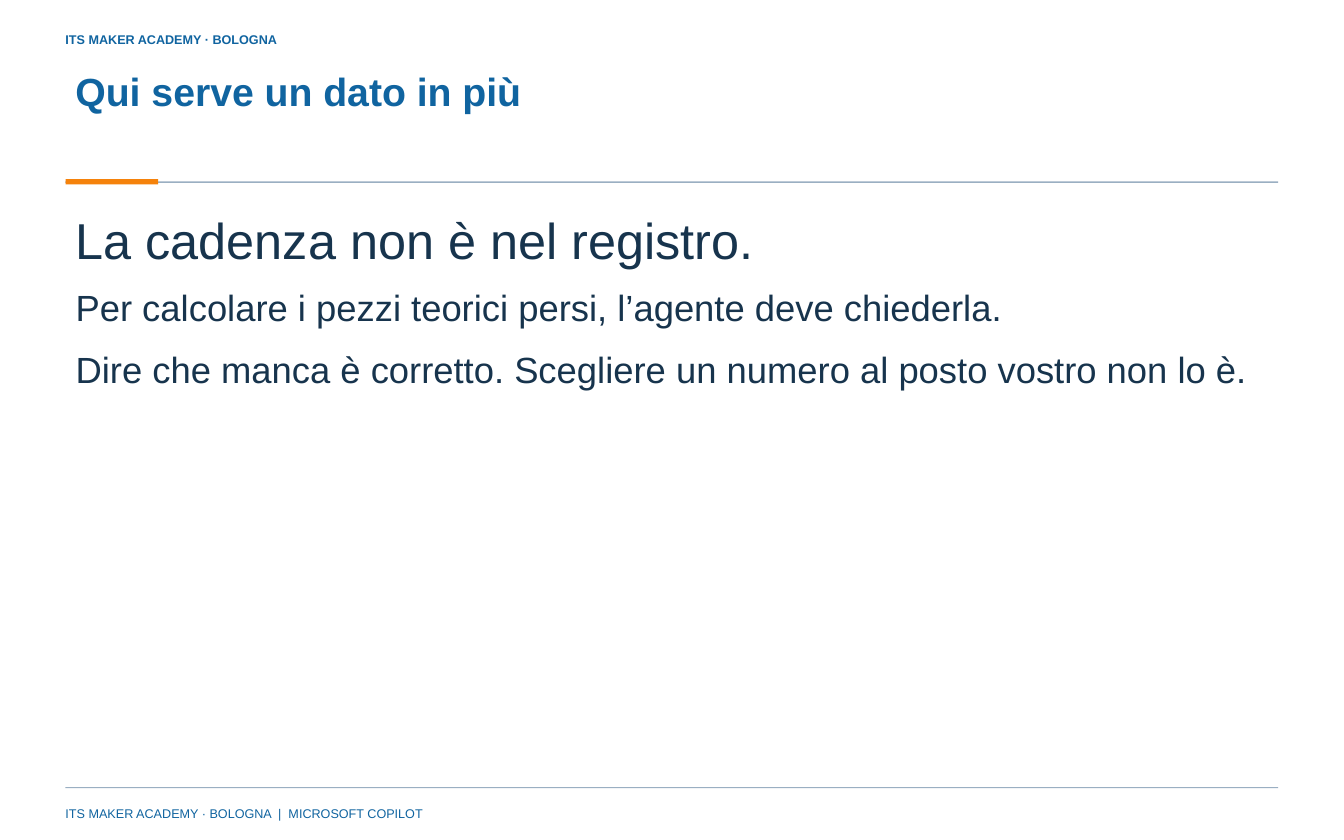
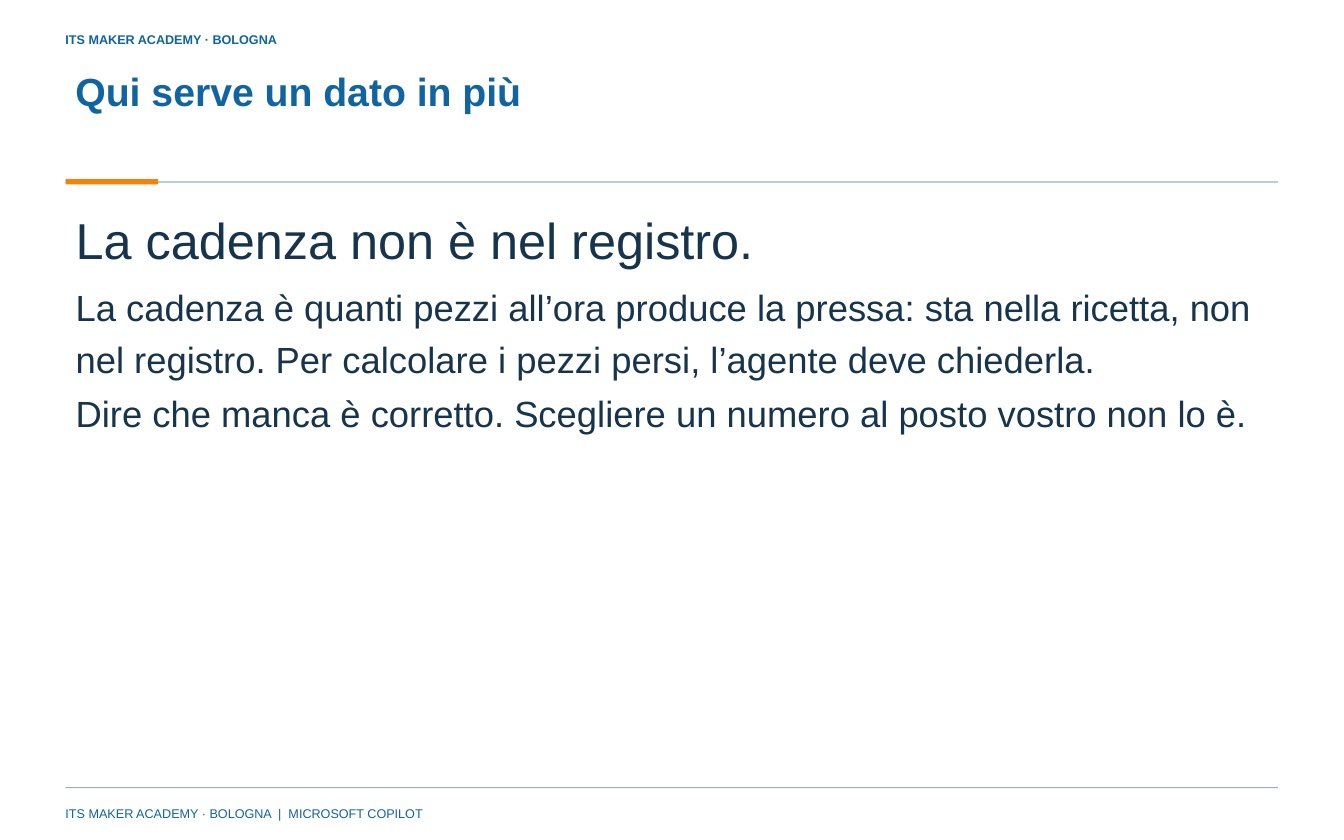
Before and after one commit to franzo9393/ITSCorso_UnslothStudio-Git, a slide deck: slide 21 of lezione 4 - reti neurali e agenti con orchestrazione/Lezione4_Reti_neurali_e_agenti_con_orchestrazione_ITS_MAKER.pptx (slide 19 before the commit). Drawn at 1344x840 pixels with LibreOffice and Linux fonts; fonts in the diff are those of the drawing; background and template pictures are left out. Boxes give left, top, right and bottom in pixels: in the first picture for what was removed or moved away, otherwise in the second. Text is boxed around its words. In the diff, an @@ line names an element or a change of style, - is before the commit and + after.

Commit message:
Lezione 4: seconda metà riscritta (slide 12-32 e parte 4 della consegna), materiali rigenerati

```diff
--- a/lezione 4 - reti neurali e agenti con orchestrazione/Lezione4_Reti_neurali_e_agenti_con_orchestrazione_ITS_MAKER.pptx
+++ b/lezione 4 - reti neurali e agenti con orchestrazione/Lezione4_Reti_neurali_e_agenti_con_orchestrazione_ITS_MAKER.pptx
@@ text at [76,294,1251,380]: text changed @@
-Per calcolare i pezzi teorici persi, l’agente deve chiederla.
+La cadenza è quanti pezzi all’ora produce la pressa: sta nella ricetta, non nel registro. Per calcolare i pezzi persi, l’agente deve chiederla.
@@ text "Dire che manca è corretto. ...": place and size @@
-text "Dire che manca è corretto. ..." at [76,356,1246,391]
+text "Dire che manca è corretto. ..." at [76,400,1246,434]
```
Also in this commit, not shown: 11 other slides changed, 8 slides added, 6 slides removed, 14 other files.
